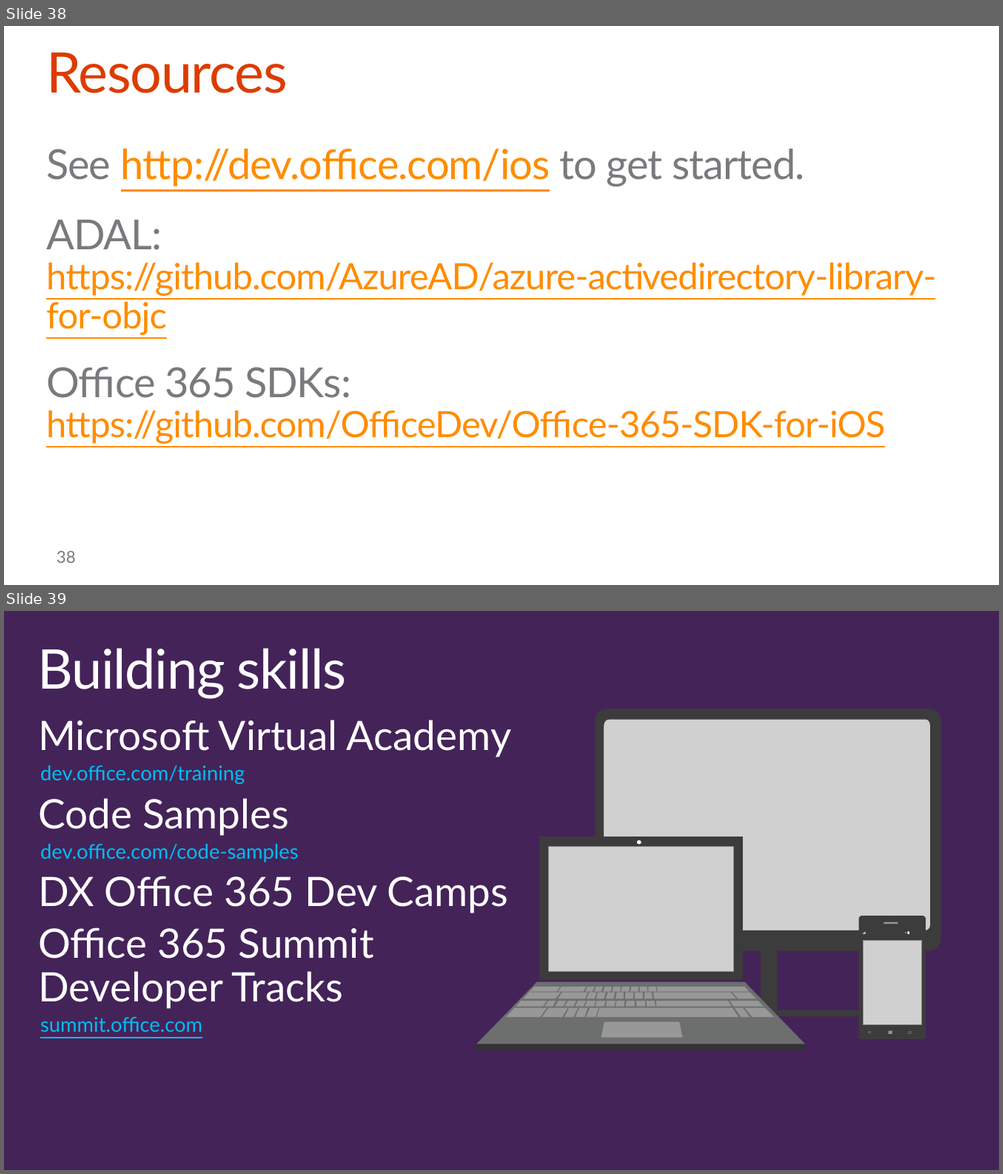
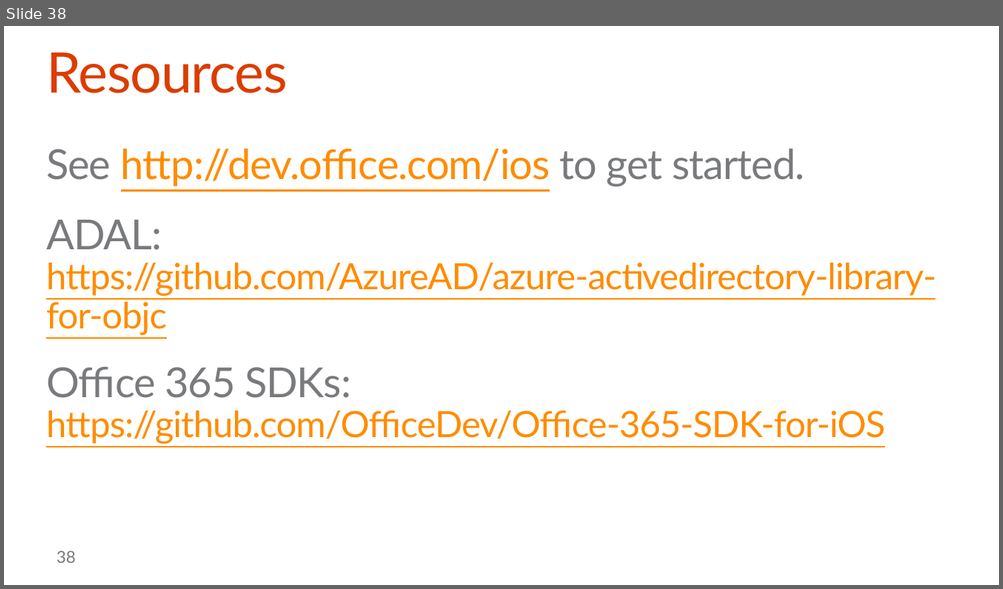
Before and after one commit to OfficeDev/TrainingContent, a slide deck: O3654/O3654-5 Native iOS Development with Office 365 APIs/O3654-5 Deep dive into native iOS Development with Office 365 APIs.PPTX. Shown one above the other, each under a label of ours: slides 38 and 39 before the commit, slide 38 after it. The pictures are 1003x1174 and 1003x589 pixels, drawn with LibreOffice and Linux fonts; fonts in the diff are those of the drawing; grey boxes stand for pictures; background and template pictures are left out. Boxes give left, top, right and bottom in pixels: in the first picture for what was removed or moved away, otherwise in the second. Text is boxed around its words. In the diff, an @@ line names an element or a change of style, - is before the commit and + after.

```diff
--- a/O3654/O3654-5 Native iOS Development with Office 365 APIs/O3654-5 Deep dive into native iOS Development with Office 365 APIs.PPTX
+++ b/O3654/O3654-5 Native iOS Development with Office 365 APIs/O3654-5 Deep dive into native iOS Development with Office 365 APIs.PPTX
@@ slide 39 removed at [4,611,999,1170], background #442359 @@
@@ title removed at [38,648,347,699] @@
-Building skills
@@ text removed at [38,720,511,1032] @@
-Microsoft Virtual Academy
-  dev.office.com/training
-Code Samples
-  dev.office.com/code-samples
-DX Office 365 Dev Camps
-Office 365 Summit
-Developer Tracks
-  summit.office.com
@@ group removed at [859,916,925,1040]: 19 rectangles, 8 freeform shapes, 2 lines, 1 ellipse, 1 picture @@
@@ group removed at [595,709,941,1017]: 2 rectangles, 1 picture, 1 freeform shape @@
@@ group removed at [475,837,805,1050]: 41 freeform shapes, 7 rectangles, 1 picture, 1 ellipse @@
```
Also in this commit, not shown: 3 slides added, 4 other slides removed, 5 other files.
